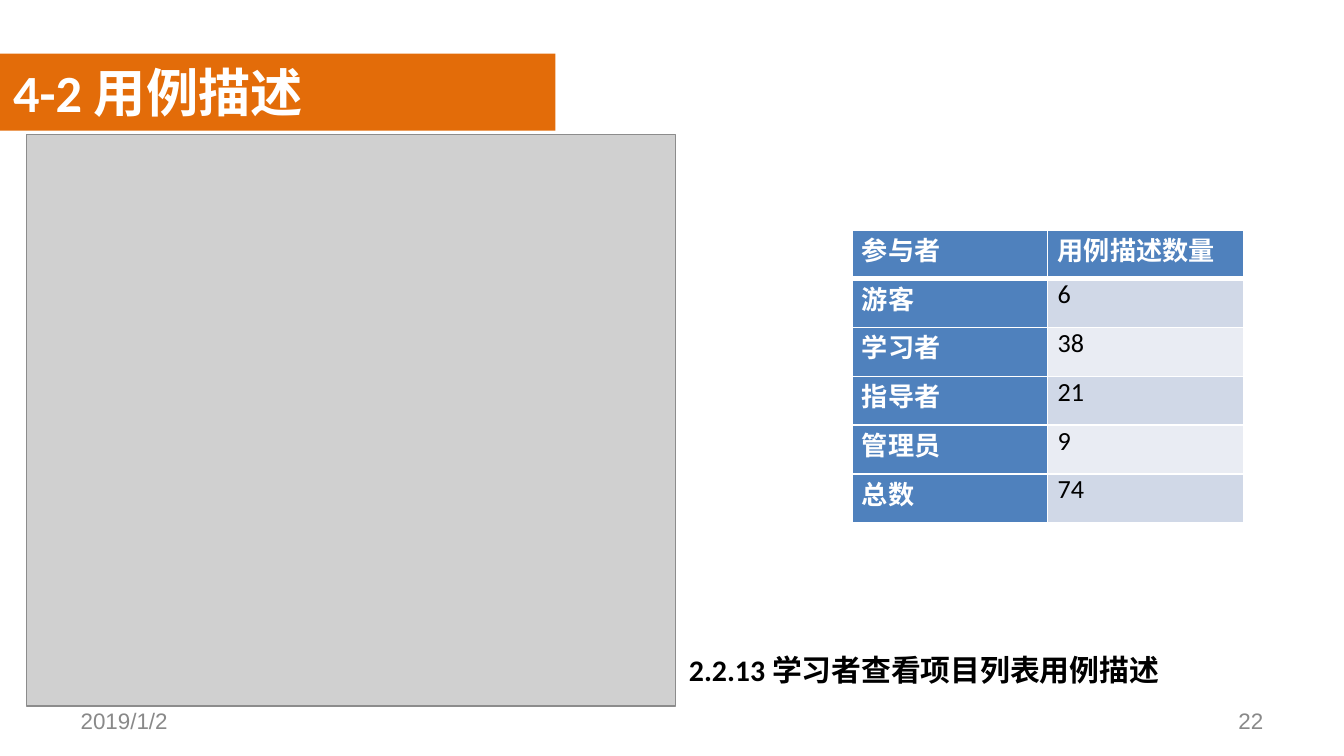
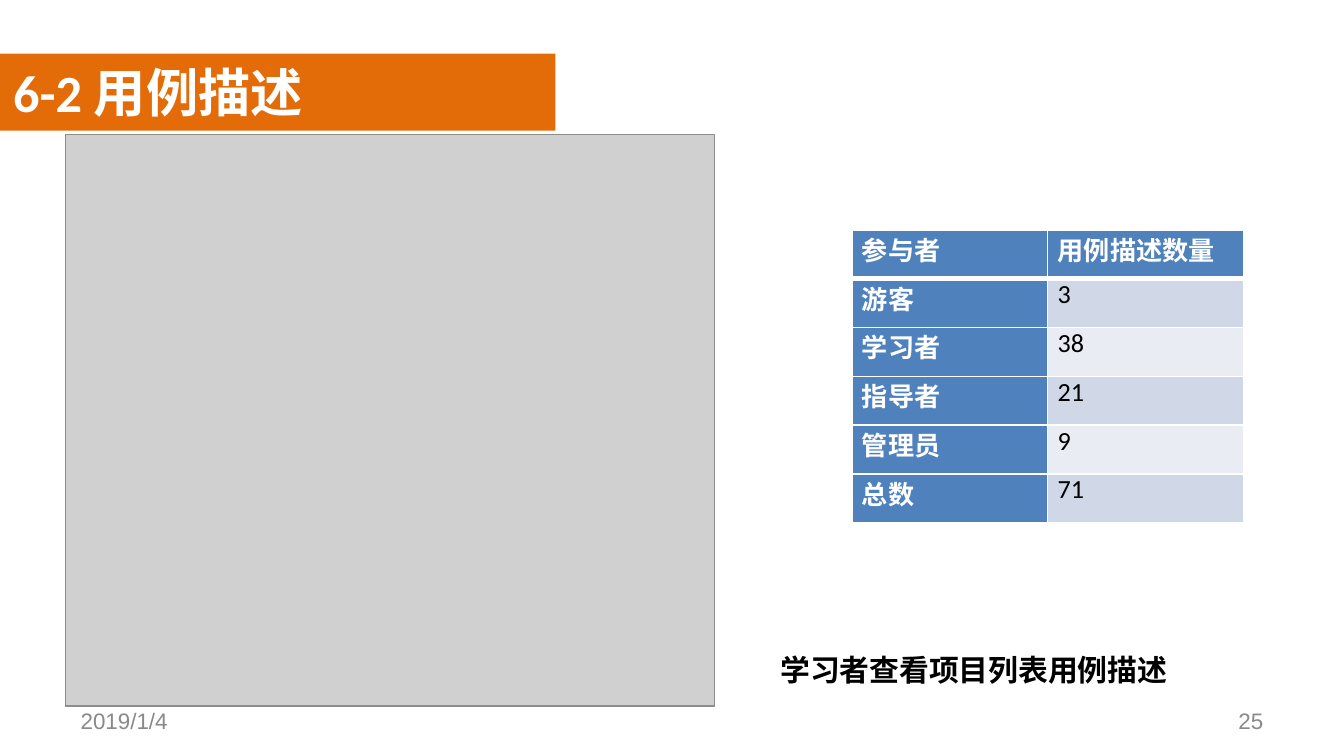
Before and after one commit to SoftwareRequirtmentsG02/Document, a slide deck: slide 25 of 案例教学系统/受控文档/分析设计/PPT/PRD2018-G02-SRS评审PPT.pptx (slide 22 before the commit). Drawn at 1344x756 pixels with LibreOffice and Linux fonts; fonts in the diff are those of the drawing; grey boxes stand for pictures; background and template pictures are left out. Boxes give left, top, right and bottom in pixels: in the first picture for what was removed or moved away, otherwise in the second. Text is boxed around its words. In the diff, an @@ line names an element or a change of style, - is before the commit and + after.

```diff
--- a/案例教学系统/受控文档/分析设计/PPT/PRD2018-G02-SRS评审PPT.pptx
+++ b/案例教学系统/受控文档/分析设计/PPT/PRD2018-G02-SRS评审PPT.pptx
@@ text at [13, 67, 303, 117]: text changed @@
-4-2 用例描述
+6-2 用例描述
@@ picture: place and size @@
-picture at [27, 134, 676, 706]
+picture at [66, 134, 715, 706]
@@ table at [852, 230, 1245, 523] @@
-row 2, column 2: 6
+row 2, column 2: 3
-row 6, column 2: 74
+row 6, column 2: 71
@@ text at [780, 655, 1167, 684]: text changed @@
-  2.2.13 学习者查看项目列表用例描述
+  学习者查看项目列表用例描述
@@ text at [81, 713, 168, 729]: text changed @@
-2019/1/2
+2019/1/4
@@ page number at [1238, 713, 1263, 729]: text changed @@
-22
+25
```
Also in this commit, not shown: 49 other slides changed, 9 slides added, 3 slides removed, 1 other file.
